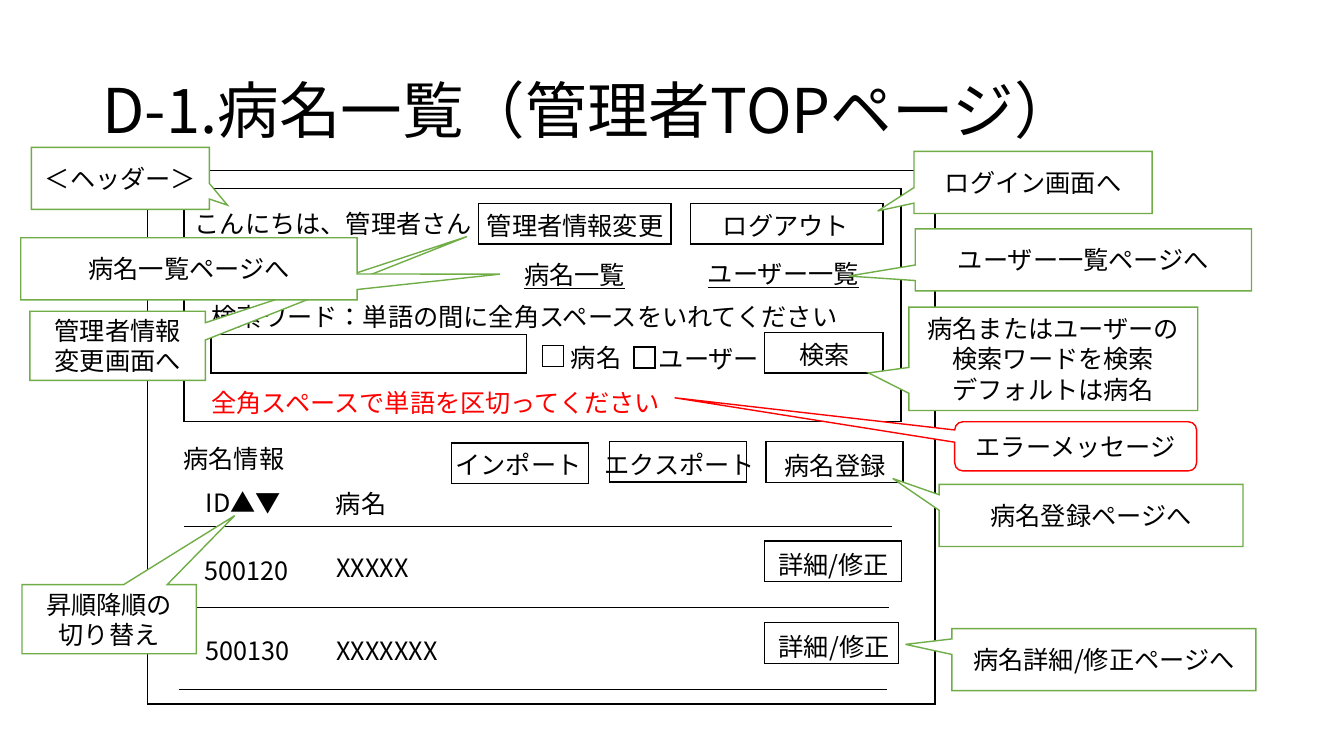
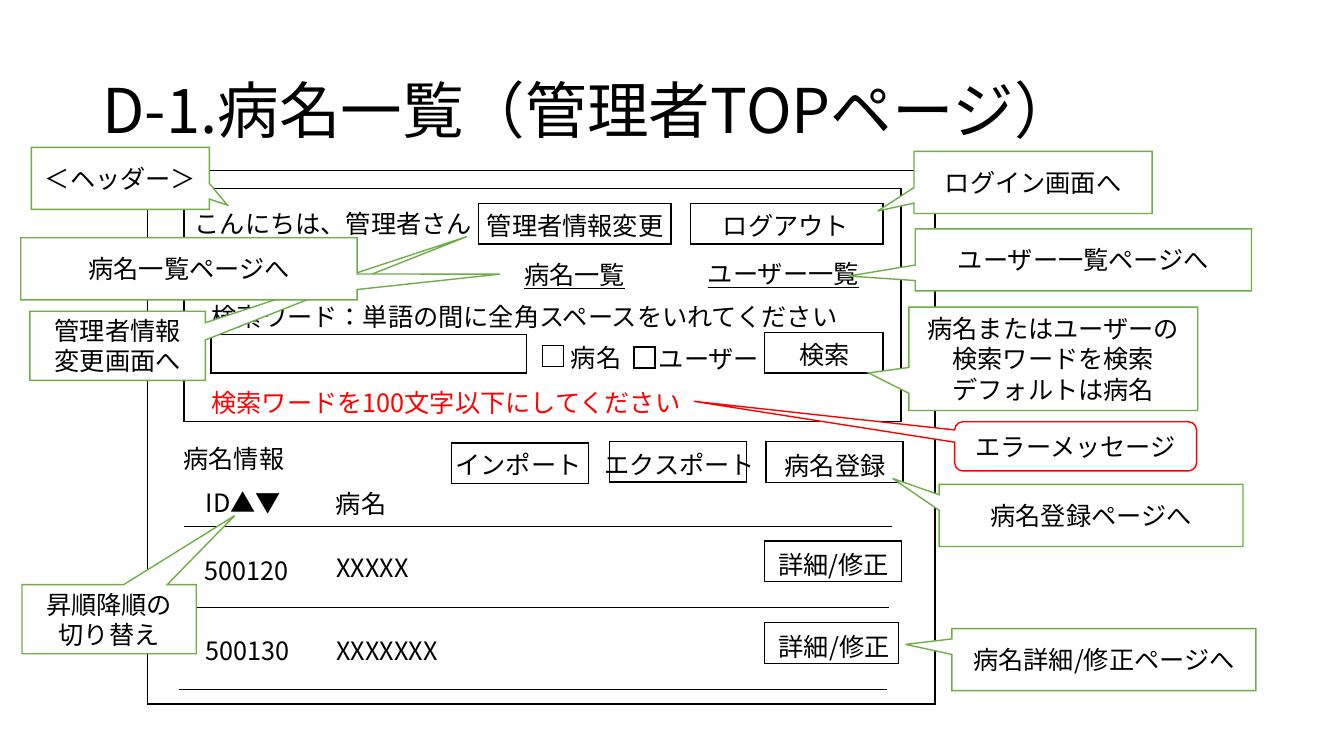
Before and after one commit to KitaharaT777/healthylife, a slide deck: slide 10 of doc/詳細設計/画面設計図.pptx. Drawn at 1344x756 pixels with LibreOffice and Linux fonts; fonts in the diff are those of the drawing. Boxes give left, top, right and bottom in pixels: in the first picture for what was removed or moved away, otherwise in the second. Text is boxed around its words. In the diff, an @@ line names an element or a change of style, - is before the commit and + after.

Commit message:
修正：国籍、エラーメッセージ

```diff
--- a/doc/詳細設計/画面設計図.pptx
+++ b/doc/詳細設計/画面設計図.pptx
@@ text at (211, 390, 680, 414): text changed @@
-全角スペースで単語を区切ってください
+検索ワードを100文字以下にしてください
```
Also in this commit, not shown: 1 other file.
